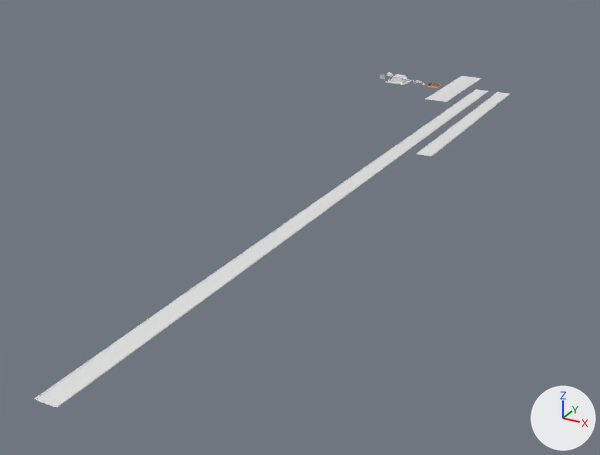
The Blender file Assets/Models/BlendFiles/Models.blend, before and after one commit.
The view is the same before and after, from a camera (50 mm lens) standing at (54.9, -146.3, 38.2) and looking at (3.3, -52.4, -8.8). The lights are fixed; the arrows at lower right show +X, +Y and +Z.

In view in the first picture: 'BonusPointGround', 'House', 'Road', 'Road.001'.
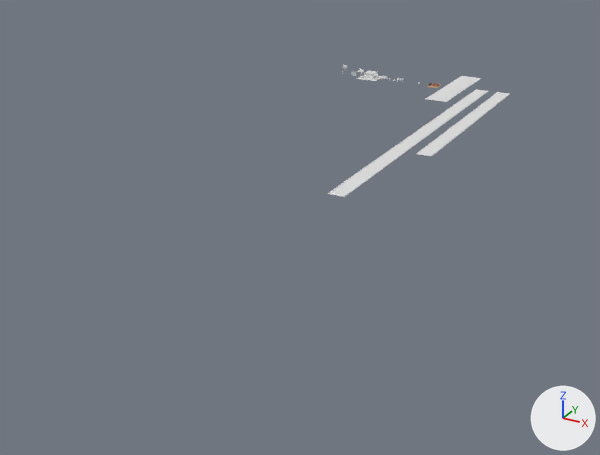
The change, as JSON lines over the scene's bpy script:
```json
{"block": "ob_road", "where": "_m = ob_road.modifiers.new('Array', 'ARRAY')"}
{"op": "set", "path": "_m.count", "old": "55", "new": "30"}
{"op": "set", "path": "ob_house.location", "old": "(-4.0, 0.0, 0.0)", "new": "(-10.0, 0.0, 0.0)"}
```

What differs and where, as boxes [x1, y1, x2, y2] in the pictures (600 x 455 px):
```json
{"object": "Road", "change": "modifiers changed", "before": [34, 89, 488, 408], "after": [327, 89, 488, 197], "on screen": "64% narrower, 66% shorter"}
{"object": "House", "change": "moved", "before": [385, 72, 412, 85], "after": [356, 69, 381, 81]}
```
